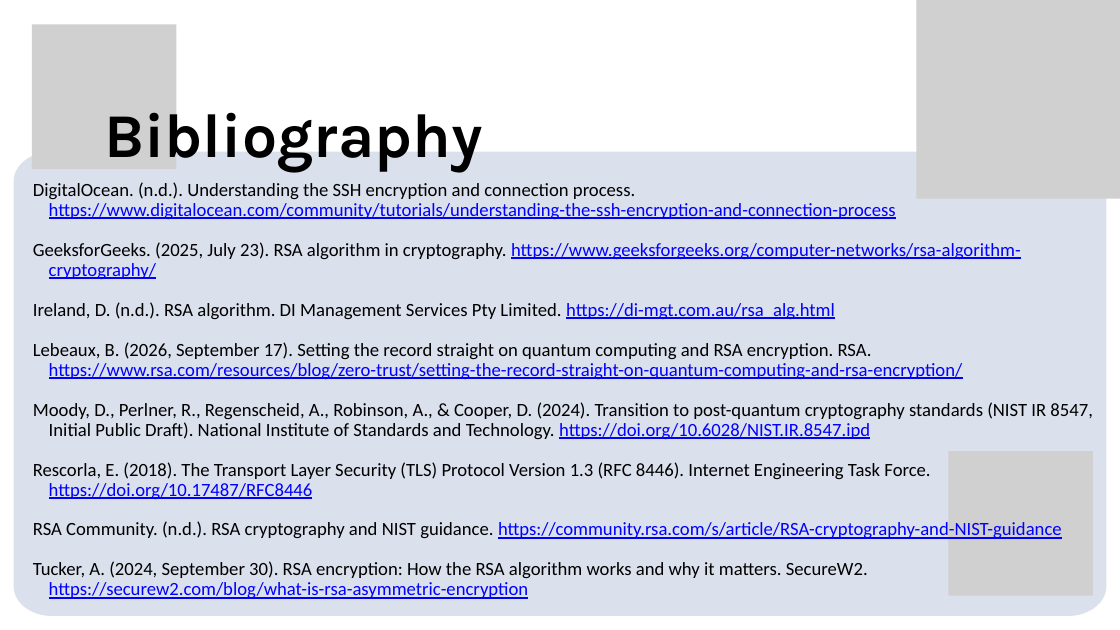
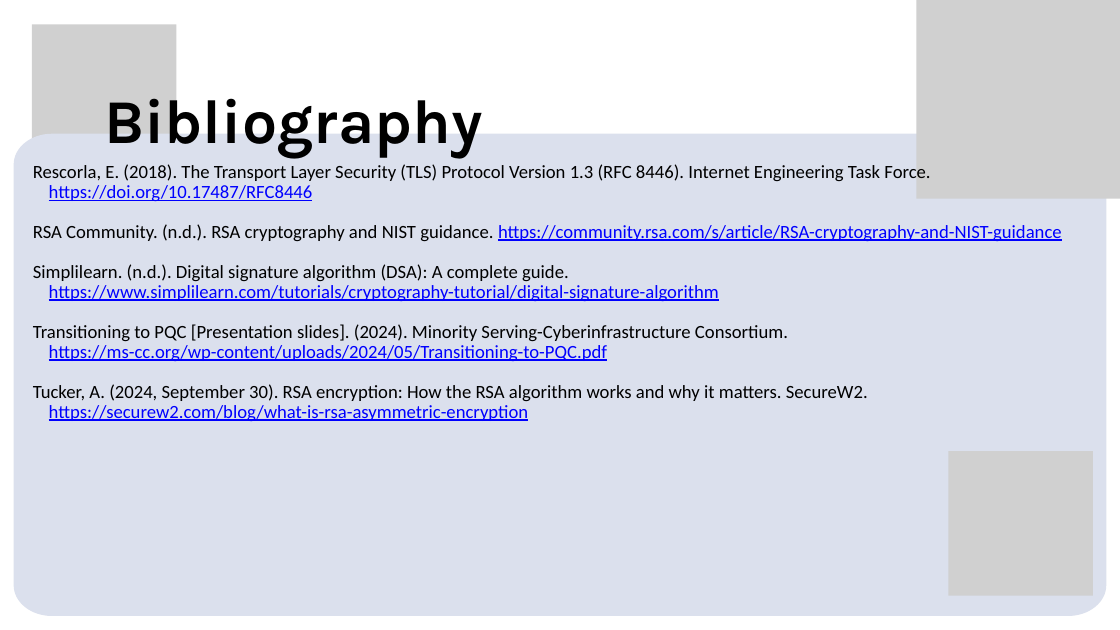
Before and after one commit to Muffinszer/cep146-teamproject1, a slide deck: slide 10 of RSA Encryption.pptx (slide 9 before the commit). Drawn at 1120x630 pixels with LibreOffice and Linux fonts; fonts in the diff are those of the drawing; grey boxes stand for pictures. Boxes give left, top, right and bottom in pixels: in the first picture for what was removed or moved away, otherwise in the second. Text is boxed around its words. In the diff, an @@ line names an element or a change of style, - is before the commit and + after.

Commit message:
Add files via upload
Edited version of pptx

```diff
--- a/RSA Encryption.pptx
+++ b/RSA Encryption.pptx
@@ text "Bibliography": place and size @@
-text "Bibliography" at (104,112,482,172)
+text "Bibliography" at (104,98,482,158)
@@ freeform shape: place and size @@
-freeform shape at (13,152,1106,616)
+freeform shape at (13,134,1106,616)
@@ text "Rescorla, E. (2018). The Transport ...": place and size @@
-text "Rescorla, E. (2018). The Transport ..." at (33,182,1092,599)
+text "Rescorla, E. (2018). The Transport ..." at (33,164,1062,421)
@@ text at (33,182,1092,439): paragraphs removed @@
-  DigitalOcean. (n.d.). Understanding the SSH encryption and connection process. https://www.digitalocean.com/community/tutorials/understanding-the-ssh-encryption-and-connection-process
-  GeeksforGeeks. (2025, July 23). RSA algorithm in cryptography. https://www.geeksforgeeks.org/computer-networks/rsa-algorithm-cryptography/
-  Ireland, D. (n.d.). RSA algorithm. DI Management Services Pty Limited. https://di-mgt.com.au/rsa_alg.html
-  Lebeaux, B. (2026, September 17). Setting the record straight on quantum computing and RSA encryption. RSA. https://www.rsa.com/resources/blog/zero-trust/setting-the-record-straight-on-quantum-computing-and-rsa-encryption/
-  Moody, D., Perlner, R., Regenscheid, A., Robinson, A., & Cooper, D. (2024). Transition to post-quantum cryptography standards (NIST IR 8547, Initial Public Draft). National Institute of Standards and Technology. https://doi.org/10.6028/NIST.IR.8547.ipd
@@ text at (33,264,788,361): paragraphs added @@
+  Simplilearn. (n.d.). Digital signature algorithm (DSA): A complete guide. https://www.simplilearn.com/tutorials/cryptography-tutorial/digital-signature-algorithm
+  Transitioning to PQC [Presentation slides]. (2024). Minority Serving-Cyberinfrastructure Consortium. https://ms-cc.org/wp-content/uploads/2024/05/Transitioning-to-PQC.pdf
```
Also in this commit, not shown: 7 other slides changed, 1 slide added.
